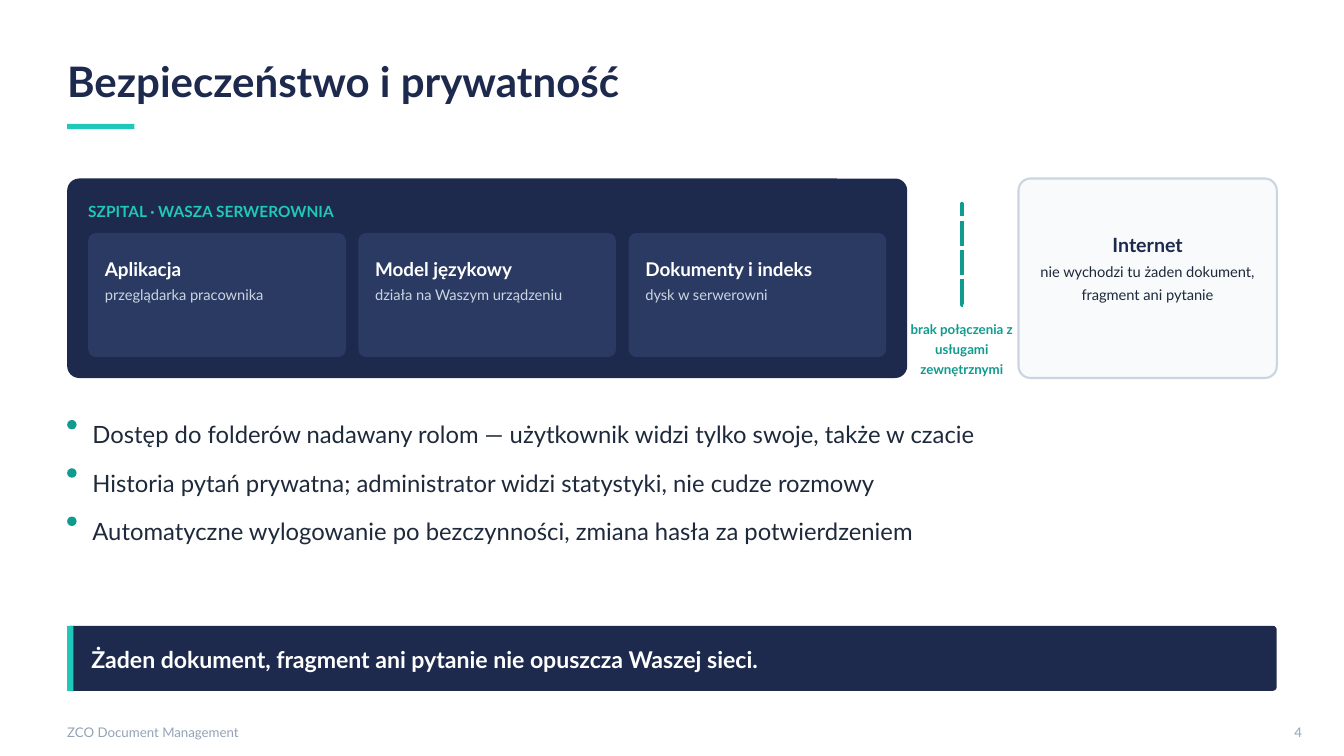
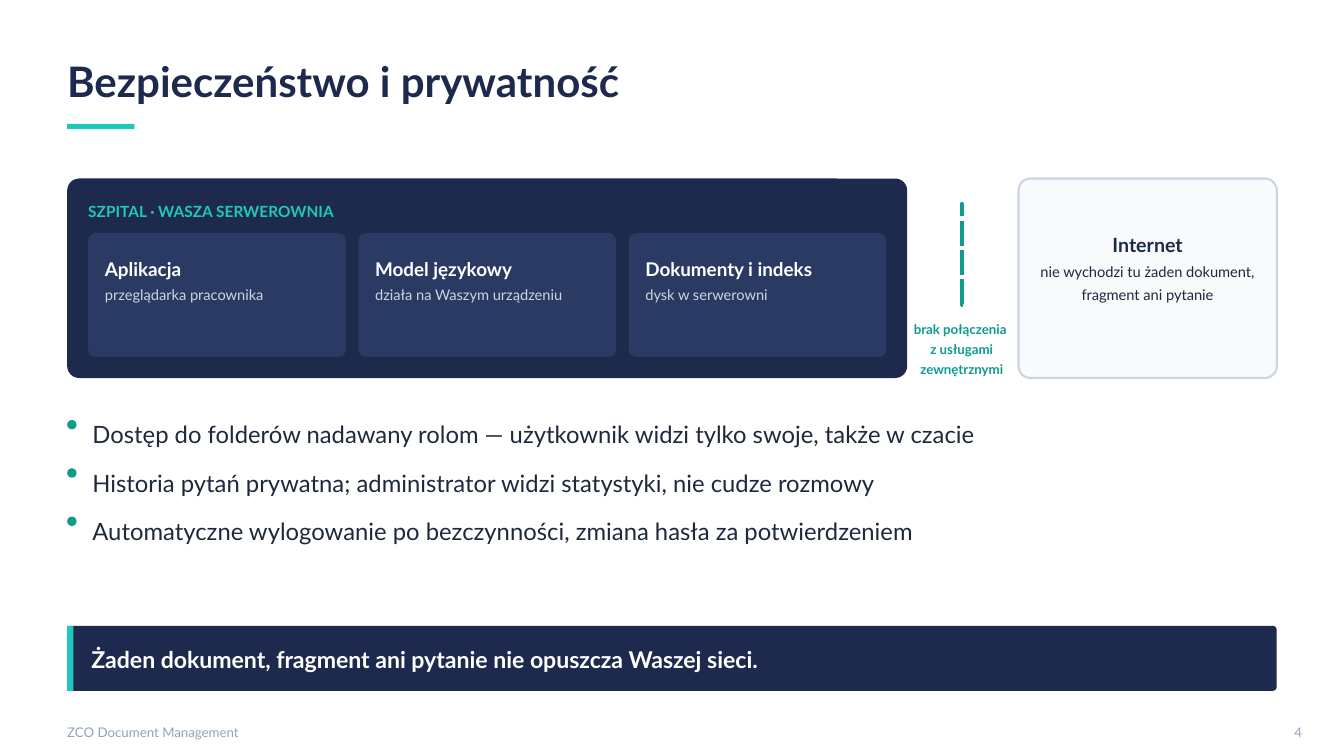
Before and after one commit to Marcin-CCC/zco-edm, a slide deck: slide 4 of docs/prezentacja/ZCO-DM-prezentacja.pptx. Drawn at 1344x756 pixels with LibreOffice and Linux fonts; fonts in the diff are those of the drawing. Boxes give left, top, right and bottom in pixels: in the first picture for what was removed or moved away, otherwise in the second. Text is boxed around its words. In the diff, an @@ line names an element or a change of style, - is before the commit and + after.

```diff
--- a/docs/prezentacja/ZCO-DM-prezentacja.pptx
+++ b/docs/prezentacja/ZCO-DM-prezentacja.pptx
@@ text "brak połączenia z usługami zewnętrznymi" rewrapped from (911,324,1013,377) to (914,324,1006,377) @@
```
Also in this commit, not shown: 51 other files.
